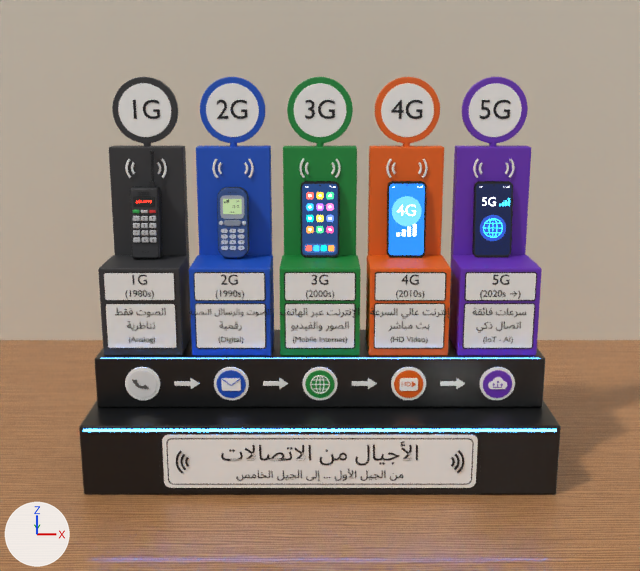
What one commit did to the Blender file blender/telecom_generations/telecom_generations_60cm.blend.
Both versions are drawn from the file's camera 'Camera_Front'. The lights are fixed; the arrows at lower left show +X, +Y and +Z. The older version comes first. Text is drawn in Blender's own font.

The scene before the commit, as lines of its bpy script (objects in view):
```python
ob_3g_desc_1 = bpy.data.objects.new('3G_Desc_1', txt_3g_desc_1)
ob_3g_desc_1.parent = ob_3g_root
ob_3g_desc_1.location = (0.0, -0.082, 0.26)
ob_3g_desc_1.rotation_euler = (1.571, 0.0, 0.0)  # degrees (90, 0, 0)
ob_3g_desc_2 = bpy.data.objects.new('3G_Desc_2', txt_3g_desc_2)
ob_3g_desc_2.parent = ob_3g_root
ob_3g_desc_2.location = (0.0, -0.082, 0.238)
ob_3g_desc_2.rotation_euler = (1.571, 0.0, 0.0)  # degrees (90, 0, 0)
ob_3g_desccard = bpy.data.objects.new('3G_DescCard', me_3g_desccard)
ob_3g_desccard.parent = ob_3g_root
ob_3g_desccard.location = (0.0, -0.0812, 0.237)
ob_4g_desc_1 = bpy.data.objects.new('4G_Desc_1', txt_4g_desc_1)
ob_4g_desc_1.parent = ob_4g_root
ob_4g_desc_1.location = (0.0, -0.082, 0.26)
ob_4g_desc_1.rotation_euler = (1.571, 0.0, 0.0)  # degrees (90, 0, 0)
ob_sign_innerline_inner = bpy.data.objects.new('Sign_InnerLine_Inner', me_sign_innerline_inner)
ob_sign_innerline_inner.parent = ob_base_root
ob_sign_innerline_inner.location = (0.0, -0.164, 0.056)
ob_sign_innerline_outer = bpy.data.objects.new('Sign_InnerLine_Outer', me_sign_innerline_outer)
ob_sign_innerline_outer.parent = ob_base_root
ob_sign_innerline_outer.location = (0.0, -0.164, 0.056)
ob_sign_panel = bpy.data.objects.new('Sign_Panel', me_sign_panel)
ob_sign_panel.parent = ob_base_root
ob_sign_panel.location = (0.0, -0.163, 0.056)
ob_sign_subtitle = bpy.data.objects.new('Sign_Subtitle', txt_sign_subtitle)
ob_sign_subtitle.parent = ob_base_root
ob_sign_subtitle.location = (0.0, -0.164, 0.035)
ob_sign_subtitle.rotation_euler = (1.571, 0.0, 0.0)  # degrees (90, 0, 0)
ob_sign_title = bpy.data.objects.new('Sign_Title', txt_sign_title)
ob_sign_title.parent = ob_base_root
ob_sign_title.location = (0.0, -0.164, 0.0685)
ob_sign_title.rotation_euler = (1.571, 0.0, 0.0)  # degrees (90, 0, 0)
# also in view: '1G_Panel' at (-0.27, 0.03, 0.34); '3G_Panel' at (0.0, 0.03, 0.34); '2G_Cover' at (-0.13, -0.01, 0.38); '5G_Sign_Ring' at (0.27, 0.03, 0.55); '2G_DescCard' at (-0.13, -0.08, 0.24)
```
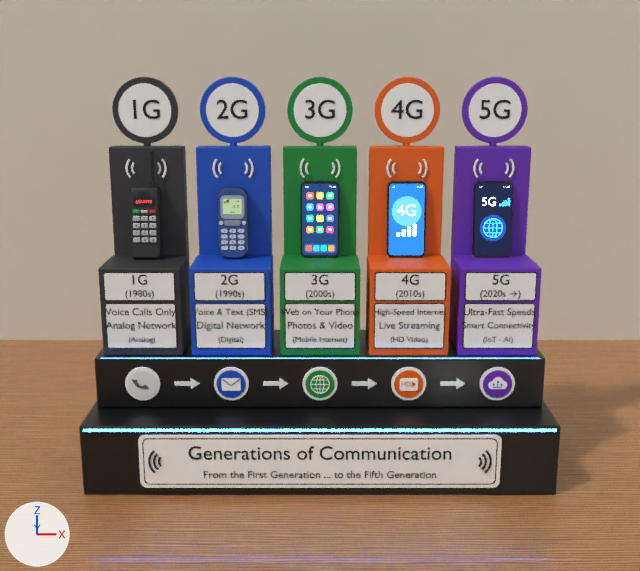
Commit message: Switch the telecom generations model to English

The change, as a list of edits to the scene's bpy script:
```text
Change me_sign_panel:
    used by ob_sign_panel; parent = ob_base_root; location = (0.0, -0.163, 0.056)
    remove me_sign_panel.from_pydata(...)  # 72 vertices, 38 faces; spans x -0.229..0.229, y -0.001..0.001, z -0.042..0.042
    add me_sign_panel.from_pydata(...)  # 72 vertices, 38 faces; spans x -0.264..0.264, y -0.001..0.001, z -0.042..0.042
    me_sign_panel part 1: the whole mesh is multiplied about its middle by the matrix ((1.155, 0.0, 0.0), (0.0, 1.0, 0.0), (0.0, 0.0, 1.0))
Change me_sign_innerline_outer:
    used by ob_sign_innerline_outer; parent = ob_base_root; location = (0.0, -0.164, 0.056)
    remove me_sign_innerline_outer.from_pydata(...)  # 72 vertices, 38 faces; spans x -0.223..0.223, y 0.0, z -0.036..0.036
    add me_sign_innerline_outer.from_pydata(...)  # 72 vertices, 38 faces; spans x -0.258..0.258, y 0.0, z -0.036..0.036
    me_sign_innerline_outer part 2: the whole mesh is scaled about its middle by (1.16, 1, 1)
Change me_sign_innerline_inner:
    used by ob_sign_innerline_inner; parent = ob_base_root; location = (0.0, -0.164, 0.056)
    remove me_sign_innerline_inner.from_pydata(...)  # 72 vertices, 38 faces; spans x -0.221..0.221, y 0.0, z -0.035..0.035
    add me_sign_innerline_inner.from_pydata(...)  # 72 vertices, 38 faces; spans x -0.257..0.257, y 0.0, z -0.035..0.035
    me_sign_innerline_inner part 3: the whole mesh is scaled about its middle by (1.16, 1, 1)
Change txt_sign_subtitle:
    txt_sign_subtitle.body: 'ﺲﻣﺎﺨﻟﺍ ﻞﻴﺠﻟﺍ ﻰﻟﺇ ... ﻝﻭﻷﺍ ﻞﻴﺠﻟﺍ ﻦﻣ' -> 'From the First Generation ... to the Fifth Generation'
    txt_sign_subtitle.size: 0.017 -> 0.016
Change txt_sign_title:
    txt_sign_title.body: 'ﺕﻻﺎﺼﺗﻻﺍ ﻦﻣ ﻝﺎﻴﺟﻷﺍ' -> 'Generations of Communication'
    txt_sign_title.size: 0.034 -> 0.03
Change txt_3g_desc_1:
    txt_3g_desc_1.body: 'ﻒﺗﺎﻬﻟﺍ ﺮﺒﻋ ﺖﻧﺮﺘﻧﻹﺍ' -> 'Web on Your Phone'
    txt_3g_desc_1.size: 0.0155 -> 0.0137
Change txt_3g_desc_2:
    txt_3g_desc_2.body: 'ﻮﻳﺪﻴﻔﻟﺍﻭ ﺭﻮﺼﻟﺍ' -> 'Photos & Video'
Change txt_4g_desc_1:
    txt_4g_desc_1.body: 'ﺔﻋﺮﺴﻟﺍ ﻲﻟﺎﻋ ﺖﻧﺮﺘﻧﺇ' -> 'High-Speed Internet'
    txt_4g_desc_1.size: 0.0154 -> 0.0133
Change txt_4g_desc_2:
    txt_4g_desc_2.body: 'ﺮﺷﺎﺒﻣ ﺚﺑ' -> 'Live Streaming'
Change txt_5g_desc_1:
    txt_5g_desc_1.body: 'ﺔﻘﺋﺎﻓ ﺕﺎﻋﺮﺳ' -> 'Ultra-Fast Speeds'
    txt_5g_desc_1.size: 0.0155 -> 0.0152
Change txt_5g_desc_2:
    txt_5g_desc_2.body: 'ﻲﻛﺫ ﻝﺎﺼﺗﺍ' -> 'Smart Connectivity'
    txt_5g_desc_2.size: 0.0155 -> 0.0141
Change ob_sign_wave_l_0:
    ob_sign_wave_l_0.location: (-0.186, -0.165, 0.056) -> (-0.226, -0.165, 0.056)
Change ob_sign_wave_l_1:
    ob_sign_wave_l_1.location: (-0.186, -0.165, 0.056) -> (-0.226, -0.165, 0.056)
Change ob_sign_wave_l_2:
    ob_sign_wave_l_2.location: (-0.186, -0.165, 0.056) -> (-0.226, -0.165, 0.056)
Change ob_sign_wave_r_0:
    ob_sign_wave_r_0.location: (0.186, -0.165, 0.056) -> (0.226, -0.165, 0.056)
Change ob_sign_wave_r_1:
    ob_sign_wave_r_1.location: (0.186, -0.165, 0.056) -> (0.226, -0.165, 0.056)
Change ob_sign_wave_r_2:
    ob_sign_wave_r_2.location: (0.186, -0.165, 0.056) -> (0.226, -0.165, 0.056)
```

Pixel boxes (x1, y1, x2, y2) of what changed, in the pictures (640 x 571 px):
'Sign_InnerLine_Inner', rescaled (16% wider)
    before: (167, 439, 473, 484)
    after: (143, 439, 497, 484)
'Sign_Panel', reshaped (15% wider)
    before: (162, 435, 478, 488)
    after: (138, 435, 502, 488)
'Sign_Title', text changed
    before: (221, 441, 418, 465)
    after: (188, 446, 451, 460)
'Sign_InnerLine_Outer', rescaled (16% wider)
    before: (166, 438, 474, 485)
    after: (142, 438, 498, 485)
'Sign_Subtitle', text changed
    before: (236, 469, 403, 481)
    after: (204, 471, 436, 478)
'4G_Desc_1', text changed
    before: (370, 308, 449, 319)
    after: (374, 309, 446, 317)
'3G_Desc_1', text changed
    before: (280, 308, 359, 318)
    after: (281, 309, 359, 315)
'3G_Desc_2', text changed
    before: (291, 321, 349, 331)
    after: (288, 322, 353, 329)
'5G_Desc_1', text changed
    before: (473, 308, 526, 317)
    after: (464, 308, 535, 317)
'5G_Desc_2', text changed
    before: (476, 321, 521, 333)
    after: (462, 322, 536, 330)
'4G_Desc_2', text changed
    before: (389, 321, 429, 331)
    after: (380, 322, 440, 331)
'Sign_Wave_L_2', moved
    before: (176, 450, 183, 473)
    after: (148, 450, 155, 473)
'Sign_Wave_R_2', moved
    before: (457, 450, 464, 473)
    after: (485, 450, 492, 473)
'Sign_Wave_L_1', moved
    before: (180, 454, 186, 470)
    after: (153, 454, 159, 470)
'Sign_Wave_R_1', moved
    before: (454, 454, 460, 470)
    after: (481, 454, 487, 470)
'Sign_Wave_L_0', moved
    before: (185, 457, 189, 467)
    after: (158, 457, 162, 467)
'Sign_Wave_R_0', moved
    before: (451, 457, 455, 467)
    after: (478, 457, 482, 467)
